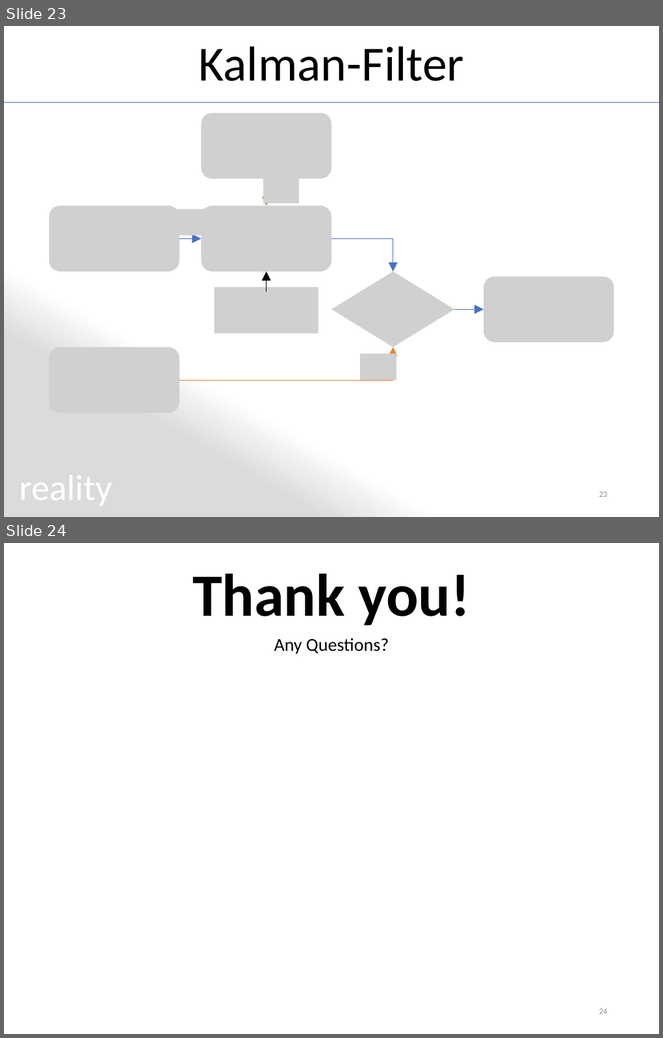
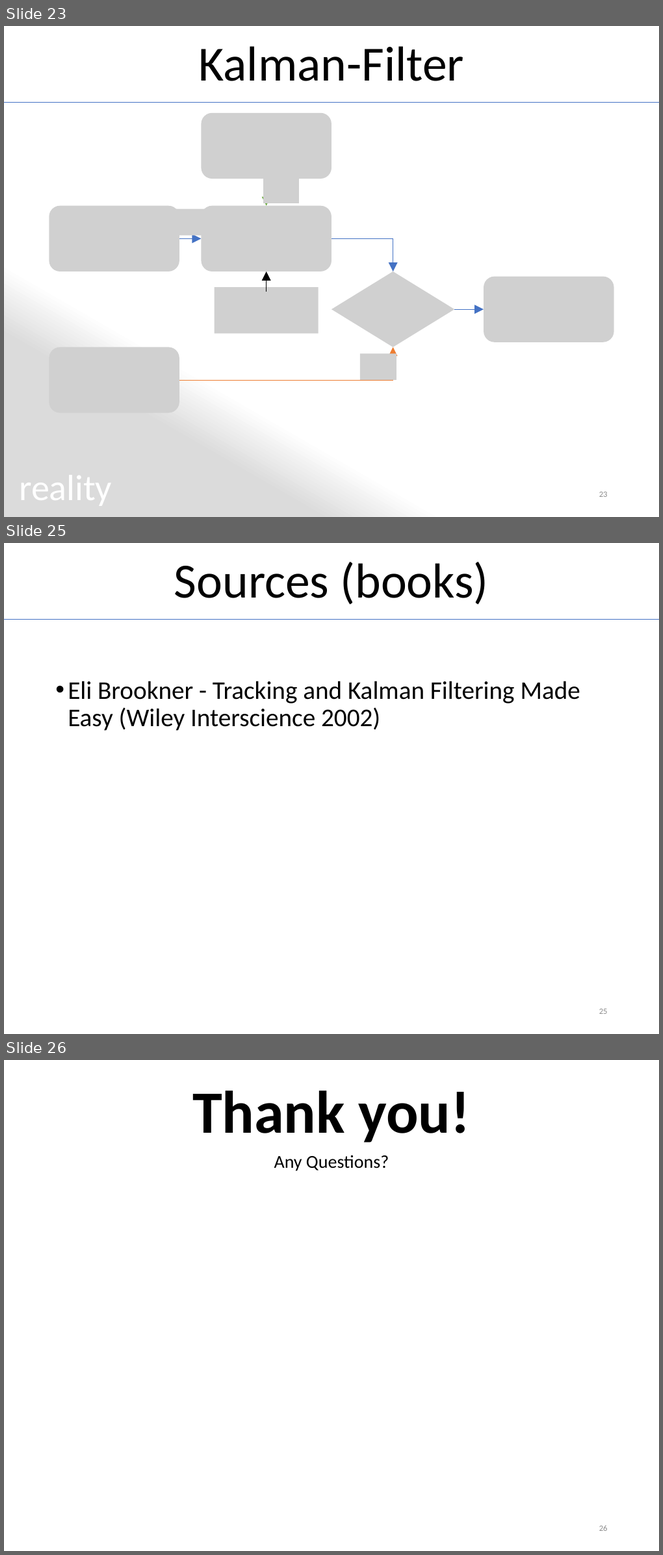
Before and after one commit to MichiHo/flocking, a slide deck: vortrag/ba_seminar_presentation_reduce.pptx. Shown one above the other, each under a label of ours: slides 23 and 24 before the commit, slides 23, 25 and 26 after it; the slides between them are not shown. The pictures are 663x1038 and 663x1555 pixels, drawn with LibreOffice and Linux fonts; fonts in the diff are those of the drawing; grey boxes stand for pictures; background and template pictures are left out. Boxes give left, top, right and bottom in pixels: in the first picture for what was removed or moved away, otherwise in the second. Text is boxed around its words. In the diff, an @@ line names an element or a change of style, - is before the commit and + after.

```diff
--- a/vortrag/ba_seminar_presentation_reduce.pptx
+++ b/vortrag/ba_seminar_presentation_reduce.pptx
@@ slide 25 added at [4, 543, 659, 1034], background #FFFFFF @@
@@ title added at [174, 562, 488, 605], 54 pt, text #000000 @@
+Sources (books)
@@ line added from (4, 619) to (659, 619), #4472C4 0.5 pt @@
@@ text added at [68, 681, 581, 731], 28 pt, text #000000 @@
+• Eli Brookner - Tracking and Kalman Filtering Made Easy (Wiley Interscience 2002)
@@ page number added at [599, 1009, 608, 1014], 9 pt, text #8C8C8C @@
+25
@@ what was slide 24 is now slide 26 @@
```
Also in this commit, not shown: 1 other slide added, 10 other files.
